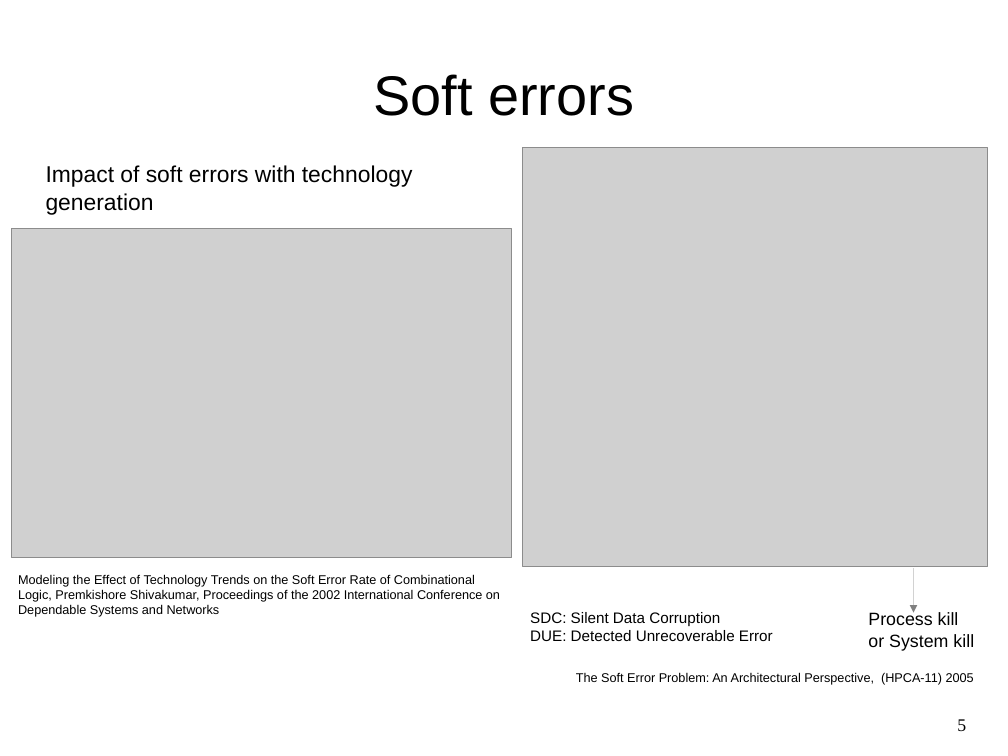
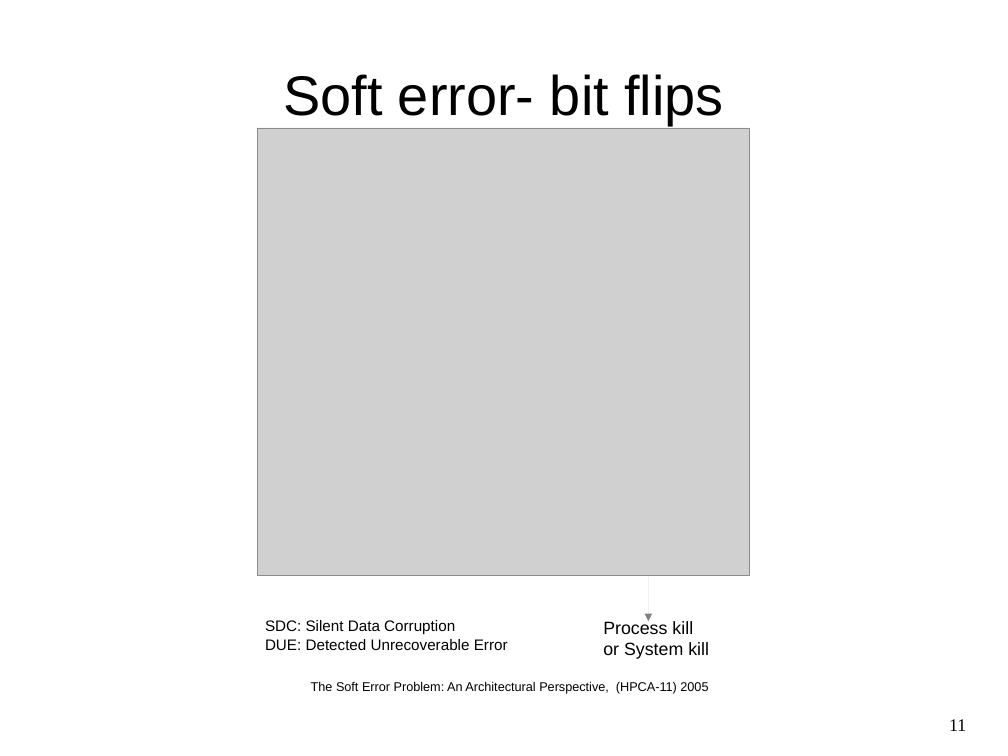
Before and after one commit to nandithaec/c-code-project, a slide deck: slide 11 of report/R&D_project.odp (slide 5 before the commit). Drawn at 1008x756 pixels with LibreOffice and Linux fonts; fonts in the diff are those of the drawing; grey boxes stand for pictures. Boxes give left, top, right and bottom in pixels: in the first picture for what was removed or moved away, otherwise in the second. Text is boxed around its words. In the diff, an @@ line names an element or a change of style, - is before the commit and + after.

```diff
--- a/report/R&D_project.odp
+++ b/report/R&D_project.odp
@@ title at <box>283,74,723,125</box>: text changed @@
-Soft errors
+Soft error- bit flips
@@ picture: place and size @@
-picture at <box>523,148,988,567</box>
+picture at <box>258,128,750,575</box>
@@ text removed at <box>46,165,413,215</box> @@
-Impact of soft errors with technology generation
@@ picture removed at <box>12,229,512,558</box> @@
@@ text removed at <box>18,574,500,617</box> @@
-Modeling the Effect of Technology Trends on the Soft Error Rate of Combinational Logic, Premkishore Shivakumar, Proceedings of the 2002 International Conference on Dependable Systems and Networks
@@ 3 texts, 1 arrow: place and size @@
-3 texts, 1 arrow at <box>530,568,974,685</box>
+3 texts, 1 arrow at <box>265,577,709,694</box>
@@ page number at <box>949,719,966,731</box>: text changed @@
-5
+11
```
Also in this commit, not shown: 2 other slides changed, 4 slides added, 2 other files.
